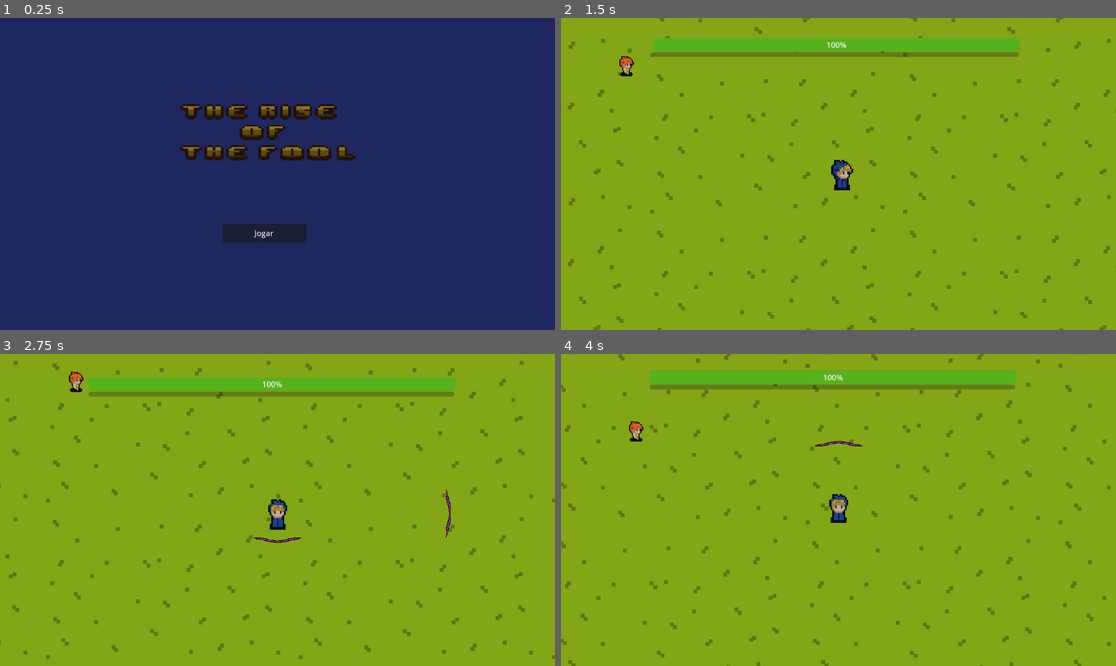
Above: before the commit, frames 1-4 (two rows, left to right).
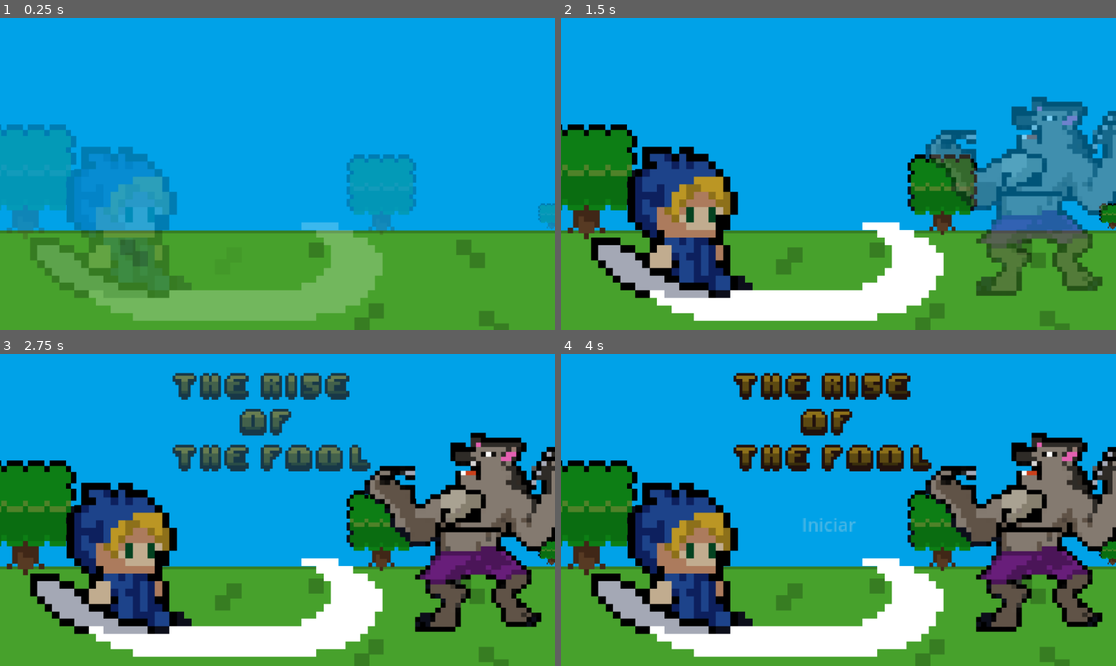
Above: after the commit, the same moments.

Repository: HendrickFS/TheRiseOfTheFool
Game: Godot game, scene res://interface/menu.tscn
Same seed, same stepped clock (60 frames per second), same inputs: the game is played once before the commit and once after it.
Inputs (mouse positions are in pixels of both pictures, inside the frame that each line leads up to):
- Up to frame 1 (0.25 s): no input
- Up to frame 2 (1.5 s): click (827, 233) at 0.5 s, where only the run before the commit has a clickable "Jogar"; hold D (right) from 1.28 s (still down)
- Up to frame 3 (2.75 s): release D (right) at 2.03 s; hold S (down) from 2.03 s (still down)
- Up to frame 4 (4 s): release S (down) at 2.78 s; hold D (right) 2.78-3.53 s; hold W (up) from 3.53 s (still down)

The runs differ from the first frame. In frame 1, 100% of the frame differs, in the area x 0-100%, y 0-100%; in frame 2, 100%; in frame 3, 100%; in frame 4, 100%.

Commit message:
Enemies damage animation

Diff:
--- a/enemy/chaser.gd
+++ b/enemy/chaser.gd
@@ -40,6 +40,10 @@
 		exp_instance.initialize(exp_value)
 		get_parent().add_child(exp_instance)
 		queue_free()
+	else:
+		$AnimationPlayer.play("damage") # inimigo pisca vermelho quando toma dano
+		await get_tree().create_timer(0.6).timeout
+		$AnimationPlayer.play("normal")
 
 func on_slash_collision():
 	pass
--- a/enemy/chaser.tscn
+++ b/enemy/chaser.tscn
@@ -63,6 +63,59 @@
 [sub_resource type="RectangleShape2D" id="RectangleShape2D_h3026"]
 size = Vector2(26, 42)
 
+[sub_resource type="Animation" id="Animation_fr2fo"]
+length = 0.001
+tracks/0/type = "value"
+tracks/0/imported = false
+tracks/0/enabled = true
+tracks/0/path = NodePath("Sprite2D:modulate")
+tracks/0/interp = 1
+tracks/0/loop_wrap = true
+tracks/0/keys = {
+"times": PackedFloat32Array(0),
+"transitions": PackedFloat32Array(1),
+"update": 0,
+"values": [Color(1, 1, 1, 1)]
+}
+
+[sub_resource type="Animation" id="Animation_nl4nn"]
+resource_name = "damage"
+length = 0.6
+tracks/0/type = "value"
+tracks/0/imported = false
+tracks/0/enabled = true
+tracks/0/path = NodePath("Sprite2D:modulate")
+tracks/0/interp = 1
+tracks/0/loop_wrap = true
+tracks/0/keys = {
+"times": PackedFloat32Array(0, 0.3, 0.6),
+"transitions": PackedFloat32Array(1, 1, 1),
+"update": 0,
+"values": [Color(1, 0, 0, 1), Color(1, 1, 1, 1), Color(1, 0, 0, 1)]
+}
+
+[sub_resource type="Animation" id="Animation_xhbxd"]
+resource_name = "normal"
+tracks/0/type = "value"
+tracks/0/imported = false
+tracks/0/enabled = true
+tracks/0/path = NodePath("Sprite2D:modulate")
+tracks/0/interp = 1
+tracks/0/loop_wrap = true
+tracks/0/keys = {
+"times": PackedFloat32Array(0),
+"transitions": PackedFloat32Array(1),
+"update": 0,
+"values": [Color(1, 1, 1, 1)]
+}
+
+[sub_resource type="AnimationLibrary" id="AnimationLibrary_ysh37"]
+_data = {
+"RESET": SubResource("Animation_fr2fo"),
+"damage": SubResource("Animation_nl4nn"),
+"normal": SubResource("Animation_xhbxd")
+}
+
 [node name="chaser" type="CharacterBody2D"]
 texture_filter = 1
 collision_layer = 4
@@ -88,9 +141,14 @@
 scale = Vector2(2, 2)
 sprite_frames = SubResource("SpriteFrames_pejhy")
 animation = &"curupira_walk"
-frame = 3
-frame_progress = 0.505095
+frame = 1
+frame_progress = 0.408224
 
 [node name="CollisionShape2D" type="CollisionShape2D" parent="."]
 position = Vector2(0, -5)
 shape = SubResource("RectangleShape2D_h3026")
+
+[node name="AnimationPlayer" type="AnimationPlayer" parent="."]
+libraries = {
+"": SubResource("AnimationLibrary_ysh37")
+}
--- a/game_over.gd
+++ b/game_over.gd
@@ -7,4 +7,4 @@
 
 
 func _on_menu_pressed():
-	get_tree().change_scene_to_file("res://interface/menu.tscn")
+	get_tree().change_scene_to_file("res://interface/main_menu.tscn")
--- /dev/null
+++ b/interface/main_menu.gd
@@ -0,0 +1,16 @@
+extends Control
+
+func _on_jogar_pressed():
+	get_tree().change_scene_to_file("res://world/world.tscn")
+
+
+func _on_controles_pressed():
+	pass # Replace with function body.
+
+
+func _on_opções_pressed():
+	pass # Replace with function body.
+
+
+func _on_sair_pressed():
+	get_tree().quit()
--- /dev/null
+++ b/interface/main_menu.tscn
@@ -0,0 +1,57 @@
+[gd_scene load_steps=3 format=3 uid="uid://gj4lodss1rk0"]
+
+[ext_resource type="Texture2D" uid="uid://btjowgygv0dre" path="res://interface/assets/Titulo.png" id="1_ho5dq"]
+[ext_resource type="Script" path="res://interface/main_menu.gd" id="1_q2yp0"]
+
+[node name="main_menu" type="Control"]
+layout_mode = 3
+anchors_preset = 15
+anchor_right = 1.0
+anchor_bottom = 1.0
+grow_horizontal = 2
+grow_vertical = 2
+script = ExtResource("1_q2yp0")
+
+[node name="ColorRect" type="ColorRect" parent="."]
+layout_mode = 0
+offset_right = 1156.0
+offset_bottom = 649.0
+color = Color(0.119356, 0.15213, 0.373468, 1)
+
+[node name="Sprite2D" type="Sprite2D" parent="."]
+texture_filter = 1
+position = Vector2(260, 300)
+scale = Vector2(4.88864, 4.88864)
+texture = ExtResource("1_ho5dq")
+
+[node name="MarginContainer" type="MarginContainer" parent="."]
+layout_mode = 0
+offset_left = 668.0
+offset_top = 110.0
+offset_right = 751.0
+offset_bottom = 246.0
+scale = Vector2(3.1778, 3.1778)
+
+[node name="VBoxContainer" type="VBoxContainer" parent="MarginContainer"]
+layout_mode = 2
+
+[node name="Jogar" type="Button" parent="MarginContainer/VBoxContainer"]
+layout_mode = 2
+text = "Jogar"
+
+[node name="Controles" type="Button" parent="MarginContainer/VBoxContainer"]
+layout_mode = 2
+text = "Controles"
+
+[node name="Opções" type="Button" parent="MarginContainer/VBoxContainer"]
+layout_mode = 2
+text = "Opções"
+
+[node name="Sair" type="Button" parent="MarginContainer/VBoxContainer"]
+layout_mode = 2
+text = "Sair"
+
+[connection signal="pressed" from="MarginContainer/VBoxContainer/Jogar" to="." method="_on_jogar_pressed"]
+[connection signal="pressed" from="MarginContainer/VBoxContainer/Controles" to="." method="_on_controles_pressed"]
+[connection signal="pressed" from="MarginContainer/VBoxContainer/Opções" to="." method="_on_opções_pressed"]
+[connection signal="pressed" from="MarginContainer/VBoxContainer/Sair" to="." method="_on_sair_pressed"]
--- a/interface/menu.tscn
+++ b/interface/menu.tscn
@@ -1,27 +1,162 @@
-[gd_scene load_steps=3 format=3 uid="uid://ck7vi7alydh1c"]
+[gd_scene load_steps=9 format=3 uid="uid://ck7vi7alydh1c"]
 
 [ext_resource type="Script" path="res://menu.gd" id="1_nnkda"]
-[ext_resource type="Texture2D" uid="uid://btjowgygv0dre" path="res://interface/assets/Titulo.png" id="2_11yvc"]
+[ext_resource type="Texture2D" uid="uid://d13kv21pisyt5" path="res://interface/assets/fundo.png" id="2_cxrvm"]
+[ext_resource type="Texture2D" uid="uid://m7lcukmgbdcu" path="res://interface/assets/Fundo_personagem_lobisomem_titulo.png" id="2_ws1lu"]
+[ext_resource type="Texture2D" uid="uid://br3xmrh2qssdj" path="res://interface/assets/Fundo_com_personagem.png" id="3_2ydl3"]
+[ext_resource type="Texture2D" uid="uid://bbvwxh4txfc5r" path="res://interface/assets/Fundo_com_personagem_lobisomem.png" id="4_qybmh"]
+
+[sub_resource type="Animation" id="Animation_fh1ep"]
+length = 0.001
+tracks/0/type = "value"
+tracks/0/imported = false
+tracks/0/enabled = true
+tracks/0/path = NodePath("Sprite2D:modulate")
+tracks/0/interp = 1
+tracks/0/loop_wrap = true
+tracks/0/keys = {
+"times": PackedFloat32Array(0),
+"transitions": PackedFloat32Array(1),
+"update": 0,
+"values": [Color(1, 1, 1, 0)]
+}
+tracks/1/type = "value"
+tracks/1/imported = false
+tracks/1/enabled = true
+tracks/1/path = NodePath("Sprite2D3:modulate")
+tracks/1/interp = 1
+tracks/1/loop_wrap = true
+tracks/1/keys = {
+"times": PackedFloat32Array(0),
+"transitions": PackedFloat32Array(1),
+"update": 0,
+"values": [Color(1, 1, 1, 0)]
+}
+tracks/2/type = "value"
+tracks/2/imported = false
+tracks/2/enabled = true
+tracks/2/path = NodePath("Sprite2D4:modulate")
+tracks/2/interp = 1
+tracks/2/loop_wrap = true
+tracks/2/keys = {
+"times": PackedFloat32Array(0),
+"transitions": PackedFloat32Array(1),
+"update": 0,
+"values": [Color(1, 1, 1, 0)]
+}
+tracks/3/type = "value"
+tracks/3/imported = false
+tracks/3/enabled = true
+tracks/3/path = NodePath("Button:modulate")
+tracks/3/interp = 1
+tracks/3/loop_wrap = true
+tracks/3/keys = {
+"times": PackedFloat32Array(0),
+"transitions": PackedFloat32Array(1),
+"update": 0,
+"values": [Color(1, 1, 1, 0)]
+}
+
+[sub_resource type="Animation" id="Animation_2fseq"]
+resource_name = "intro"
+length = 10.0
+tracks/0/type = "value"
+tracks/0/imported = false
+tracks/0/enabled = true
+tracks/0/path = NodePath("Sprite2D:modulate")
+tracks/0/interp = 1
+tracks/0/loop_wrap = true
+tracks/0/keys = {
+"times": PackedFloat32Array(0, 1),
+"transitions": PackedFloat32Array(1, 1),
+"update": 0,
+"values": [Color(1, 1, 1, 0), Color(1, 1, 1, 1)]
+}
+tracks/1/type = "value"
+tracks/1/imported = false
+tracks/1/enabled = true
+tracks/1/path = NodePath("Sprite2D3:modulate")
+tracks/1/interp = 1
+tracks/1/loop_wrap = true
+tracks/1/keys = {
+"times": PackedFloat32Array(1, 2),
+"transitions": PackedFloat32Array(1, 1),
+"update": 0,
+"values": [Color(1, 1, 1, 0), Color(1, 1, 1, 1)]
+}
+tracks/2/type = "value"
+tracks/2/imported = false
+tracks/2/enabled = true
+tracks/2/path = NodePath("Sprite2D4:modulate")
+tracks/2/interp = 1
+tracks/2/loop_wrap = true
+tracks/2/keys = {
+"times": PackedFloat32Array(2, 3),
+"transitions": PackedFloat32Array(1, 1),
+"update": 0,
+"values": [Color(1, 1, 1, 0), Color(1, 1, 1, 1)]
+}
+tracks/3/type = "value"
+tracks/3/imported = false
+tracks/3/enabled = true
+tracks/3/path = NodePath("Button:modulate")
+tracks/3/interp = 1
+tracks/3/loop_wrap = true
+tracks/3/keys = {
+"times": PackedFloat32Array(3.5, 5),
+"transitions": PackedFloat32Array(1, 1),
+"update": 0,
+"values": [Color(1, 1, 1, 0), Color(1, 1, 1, 1)]
+}
+
+[sub_resource type="AnimationLibrary" id="AnimationLibrary_wckk0"]
+_data = {
+"RESET": SubResource("Animation_fh1ep"),
+"intro": SubResource("Animation_2fseq")
+}
 
 [node name="menu" type="Node2D"]
 script = ExtResource("1_nnkda")
 
-[node name="ColorRect" type="ColorRect" parent="."]
-offset_right = 1156.0
-offset_bottom = 649.0
-color = Color(0.119356, 0.15213, 0.373468, 1)
+[node name="Button" type="Button" parent="."]
+modulate = Color(1, 1, 1, 0)
+top_level = true
+texture_filter = 1
+offset_left = 353.0
+offset_top = 308.0
+offset_right = 528.0
+offset_bottom = 347.0
+scale = Vector2(2.33399, 2.33399)
+action_mode = 0
+text = "Iniciar"
+flat = true
+
+[node name="AnimationPlayer" type="AnimationPlayer" parent="."]
+libraries = {
+"": SubResource("AnimationLibrary_wckk0")
+}
+
+[node name="Sprite2D2" type="Sprite2D" parent="."]
+position = Vector2(575, 342)
+scale = Vector2(1.129, 1.129)
+texture = ExtResource("2_cxrvm")
 
 [node name="Sprite2D" type="Sprite2D" parent="."]
-texture_filter = 1
-position = Vector2(584, 243)
-scale = Vector2(5.60065, 3.55208)
-texture = ExtResource("2_11yvc")
+modulate = Color(1, 1, 1, 0)
+position = Vector2(575, 342)
+scale = Vector2(1.129, 1.129)
+texture = ExtResource("3_2ydl3")
 
-[node name="Button" type="Button" parent="."]
-offset_left = 461.0
-offset_top = 427.0
-offset_right = 636.0
-offset_bottom = 466.0
-text = "Jogar"
+[node name="Sprite2D3" type="Sprite2D" parent="."]
+modulate = Color(1, 1, 1, 0)
+position = Vector2(575, 342)
+scale = Vector2(1.129, 1.129)
+texture = ExtResource("4_qybmh")
+
+[node name="Sprite2D4" type="Sprite2D" parent="."]
+modulate = Color(1, 1, 1, 0)
+position = Vector2(575, 342)
+scale = Vector2(1.12854, 1.12854)
+texture = ExtResource("2_ws1lu")
 
 [connection signal="pressed" from="Button" to="." method="_on_button_pressed"]
--- a/menu.gd
+++ b/menu.gd
@@ -1,5 +1,7 @@
 extends Node2D
 
+func _ready():
+	$AnimationPlayer.play("intro")
 
 func _on_button_pressed():
-	get_tree().change_scene_to_file("res://world/world.tscn")
+	get_tree().change_scene_to_file("res://interface/main_menu.tscn")
--- a/player/player.gd
+++ b/player/player.gd
@@ -50,15 +50,21 @@
 
 
 func _animate_player():
-	if velocity.x == 0:
-		_animated_sprite.play("player_walk")
+	if life <= 0:
+		_animated_sprite.play("player_dies")
 	else:
-		if(velocity.x > 0):
-			_animated_sprite.flip_h = false
-			_animated_sprite.play("player_walk_side")
+		if velocity.x == 0:
+			if (velocity.y >= 0):
+				_animated_sprite.play("player_walk")
+			else:
+				_animated_sprite.play("player_walk_back")
 		else:
-			_animated_sprite.flip_h = true
-			_animated_sprite.play("player_walk_side")
+			if(velocity.x > 0):
+				_animated_sprite.flip_h = false
+				_animated_sprite.play("player_walk_side")
+			else:
+				_animated_sprite.flip_h = true
+				_animated_sprite.play("player_walk_side")
 
 func damage(damage_value):
 	if !damage_flag:
@@ -70,6 +76,9 @@
 			gameover()
 
 func gameover():
+	await get_tree().create_timer(0.1).timeout
+	set_physics_process(false)
+	await get_tree().create_timer(1).timeout
 	get_tree().change_scene_to_file("res://interface/game_over.tscn")
 
 func get_experience(exp_value):
--- a/player/player.tscn
+++ b/player/player.tscn
@@ -1,7 +1,24 @@
-[gd_scene load_steps=11 format=3 uid="uid://dn26busx8rdxi"]
+[gd_scene load_steps=19 format=3 uid="uid://dn26busx8rdxi"]
 
 [ext_resource type="Script" path="res://player/player.gd" id="1_jimce"]
 [ext_resource type="Texture2D" uid="uid://bg80tdih4bge3" path="res://player/assets/player.png" id="2_f81jk"]
+[ext_resource type="Texture2D" uid="uid://dcyuyq4rr57ji" path="res://player/assets/player_v3.png" id="3_81b77"]
+
+[sub_resource type="AtlasTexture" id="AtlasTexture_wa6hc"]
+atlas = ExtResource("3_81b77")
+region = Rect2(144, 48, 48, 48)
+
+[sub_resource type="AtlasTexture" id="AtlasTexture_iwykx"]
+atlas = ExtResource("3_81b77")
+region = Rect2(0, 96, 48, 48)
+
+[sub_resource type="AtlasTexture" id="AtlasTexture_ufclr"]
+atlas = ExtResource("3_81b77")
+region = Rect2(48, 96, 48, 48)
+
+[sub_resource type="AtlasTexture" id="AtlasTexture_t6a4j"]
+atlas = ExtResource("3_81b77")
+region = Rect2(96, 96, 48, 48)
 
 [sub_resource type="AtlasTexture" id="AtlasTexture_v881v"]
 atlas = ExtResource("2_f81jk")
@@ -11,6 +28,10 @@
 atlas = ExtResource("2_f81jk")
 region = Rect2(0, 240, 48, 48)
 
+[sub_resource type="AtlasTexture" id="AtlasTexture_7yxei"]
+atlas = ExtResource("3_81b77")
+region = Rect2(96, 48, 48, 48)
+
 [sub_resource type="AtlasTexture" id="AtlasTexture_uwgkm"]
 atlas = ExtResource("2_f81jk")
 region = Rect2(0, 0, 48, 48)
@@ -18,6 +39,14 @@
 [sub_resource type="AtlasTexture" id="AtlasTexture_mwcuo"]
 atlas = ExtResource("2_f81jk")
 region = Rect2(0, 48, 48, 48)
+
+[sub_resource type="AtlasTexture" id="AtlasTexture_rti5a"]
+atlas = ExtResource("3_81b77")
+region = Rect2(144, 96, 48, 48)
+
+[sub_resource type="AtlasTexture" id="AtlasTexture_l2wt4"]
+atlas = ExtResource("3_81b77")
+region = Rect2(0, 144, 48, 48)
 
 [sub_resource type="AtlasTexture" id="AtlasTexture_0phci"]
 atlas = ExtResource("2_f81jk")
@@ -31,13 +60,43 @@
 animations = [{
 "frames": [{
 "duration": 1.0,
+"texture": SubResource("AtlasTexture_wa6hc")
+}, {
+"duration": 1.0,
+"texture": SubResource("AtlasTexture_iwykx")
+}],
+"loop": true,
+"name": &"player_attack",
+"speed": 4.0
+}, {
+"frames": [{
+"duration": 1.0,
+"texture": SubResource("AtlasTexture_ufclr")
+}, {
+"duration": 1.0,
+"texture": SubResource("AtlasTexture_t6a4j")
+}],
+"loop": true,
+"name": &"player_attack_back",
+"speed": 4.0
+}, {
+"frames": [{
+"duration": 1.0,
 "texture": SubResource("AtlasTexture_v881v")
 }, {
 "duration": 1.0,
 "texture": SubResource("AtlasTexture_j1lbt")
 }],
 "loop": true,
-"name": &"player_attack",
+"name": &"player_attack_side",
+"speed": 4.0
+}, {
+"frames": [{
+"duration": 1.0,
+"texture": SubResource("AtlasTexture_7yxei")
+}],
+"loop": true,
+"name": &"player_dies",
 "speed": 4.0
 }, {
 "frames": [{
@@ -49,6 +108,17 @@
 }],
 "loop": true,
 "name": &"player_walk",
+"speed": 4.0
+}, {
+"frames": [{
+"duration": 1.0,
+"texture": SubResource("AtlasTexture_rti5a")
+}, {
+"duration": 1.0,
+"texture": SubResource("AtlasTexture_l2wt4")
+}],
+"loop": true,
+"name": &"player_walk_back",
 "speed": 4.0
 }, {
 "frames": [{
@@ -85,10 +155,9 @@
 position = Vector2(-1, -23)
 scale = Vector2(3, 3)
 sprite_frames = SubResource("SpriteFrames_3mjmn")
-animation = &"player_attack"
+animation = &"player_dies"
 autoplay = "player_walk"
-frame = 1
-frame_progress = 0.896978
+frame_progress = 0.411143
 
 [node name="CollisionShape2D" type="CollisionShape2D" parent="."]
 position = Vector2(0.5, 2.5)
Not shown: 1 places in enemy/chaser.tscn that only renumber resources
Binary file added: player/assets/player_v3.png
Not shown, added: player/assets/player_v3.png.import
